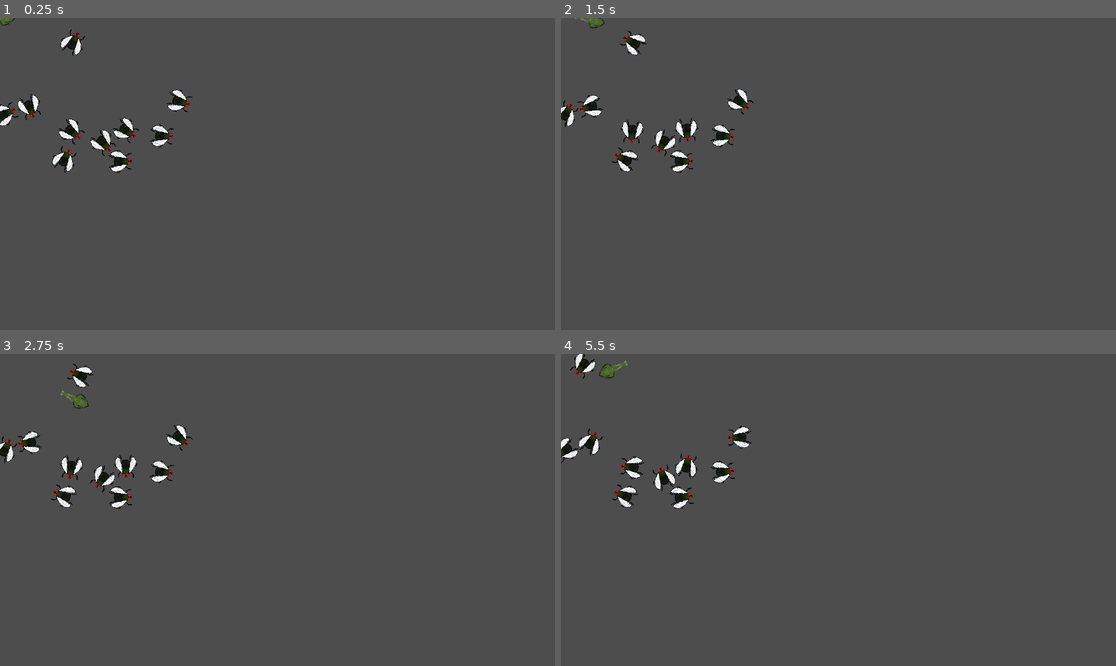
Above: before the commit, frames 1-4 (two rows, left to right).
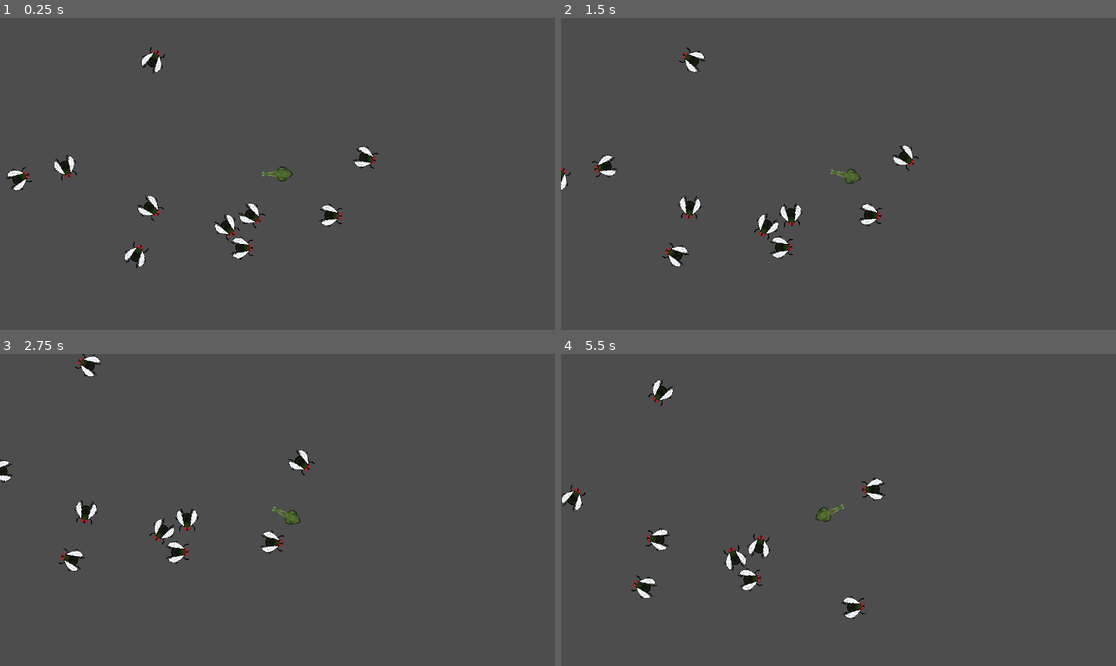
Above: after the commit, the same moments.

Repository: ibricchi/kikkerkoken
Game: Godot game, scene res://swamp.tscn
Two runs of this game, one before a commit and one after it. Both use one fixed random seed, a clock stepped at 60 frames per second and the inputs below.
Inputs:
- Up to frame 1 (0.25 s): no input
- Up to frame 2 (1.5 s): hold D (right) 0.53-1.28 s; hold S (down) from 1.28 s (still down)
- Up to frame 3 (2.75 s): release S (down) at 2.03 s; hold D (right) from 2.03 s (still down)
- Up to frame 4 (5.5 s): release D (right) at 2.78 s; hold W (up) 2.78-3.53 s; hold A (left) 3.53-5.03 s; hold S (down) from 5.03 s (still down)

The runs differ from the first frame. In frame 1, 3.5% of the frame differs, in the area x 0-69%, y 0-81%; in frame 2, 3.5%, in the area x 0-65%, y 0-80%; in frame 3, 3.4%; in frame 4, 3.5%.

Commit message:
Add camera

Diff:
--- a/scripts/swamp.gd
+++ b/scripts/swamp.gd
@@ -2,9 +2,9 @@
 
 @export var number_to_spwan: int = 10
 @export var random_x_start: int = 0
-@export var random_x_end: int = 500
+@export var random_x_end: int = 1000
 @export var random_y_start: int = 0
-@export var random_y_end: int = 300
+@export var random_y_end: int = 500
 
 @onready var fly_res: Resource = preload("res://scenes/fly.tscn")
 
--- a/swamp.tscn
+++ b/swamp.tscn
@@ -7,3 +7,7 @@
 script = ExtResource("1_bjoxf")
 
 [node name="player" parent="." instance=ExtResource("1_d5svk")]
+position = Vector2(560, 322)
+
+[node name="Camera2D" type="Camera2D" parent="player"]
+position_smoothing_enabled = true
